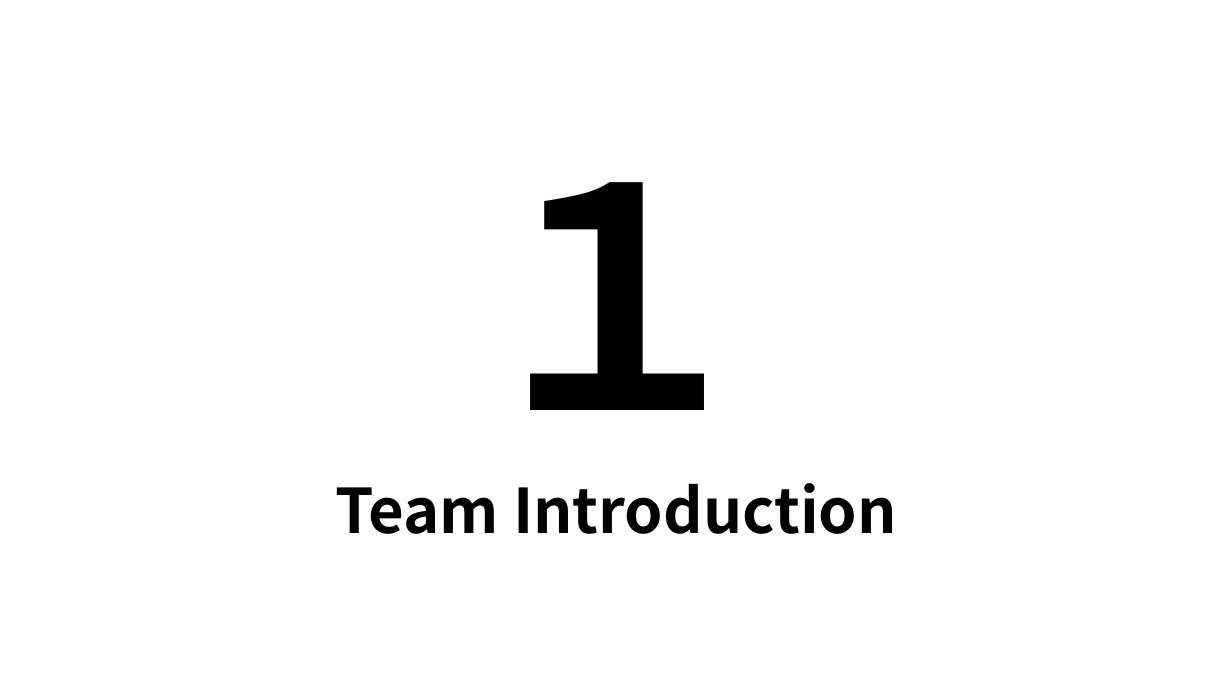
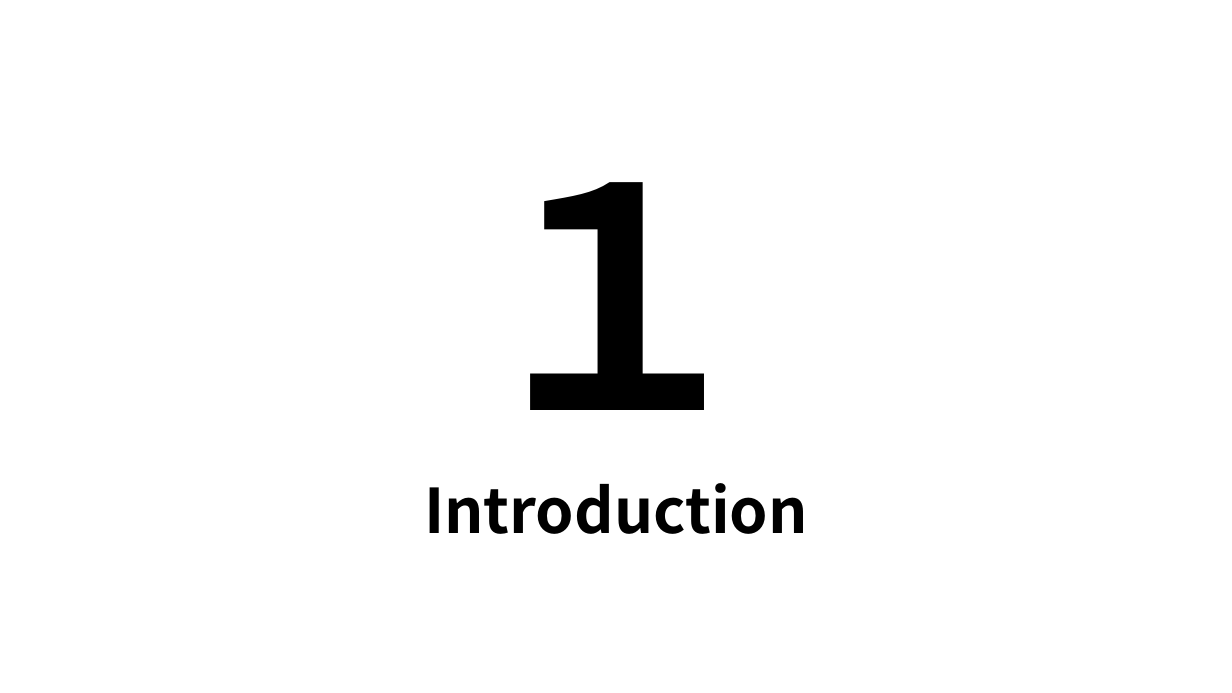
Before and after one commit to KNobuki/Rakuten_fashion, a slide deck: slide 2 of presentation/Presentation.pptx (slide 3 before the commit). Drawn at 1232x693 pixels with LibreOffice and Linux fonts; fonts in the diff are those of the drawing. Boxes give left, top, right and bottom in pixels: in the first picture for what was removed or moved away, otherwise in the second. Text is boxed around its words. In the diff, an @@ line names an element or a change of style, - is before the commit and + after.

```diff
--- a/presentation/Presentation.pptx
+++ b/presentation/Presentation.pptx
@@ subtitle at [424, 483, 808, 534]: text changed @@
-Team Introduction
+Introduction
```
Also in this commit, not shown: 10 other slides changed, 5 slides added.
